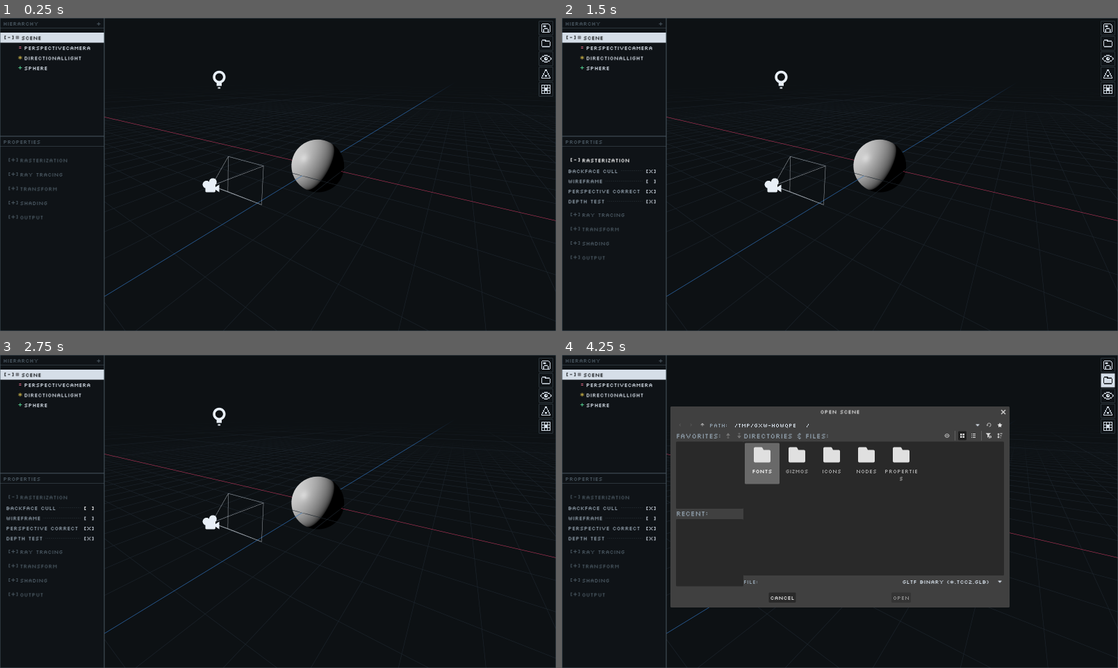
Above: before the commit, frames 1-4 (two rows, left to right).
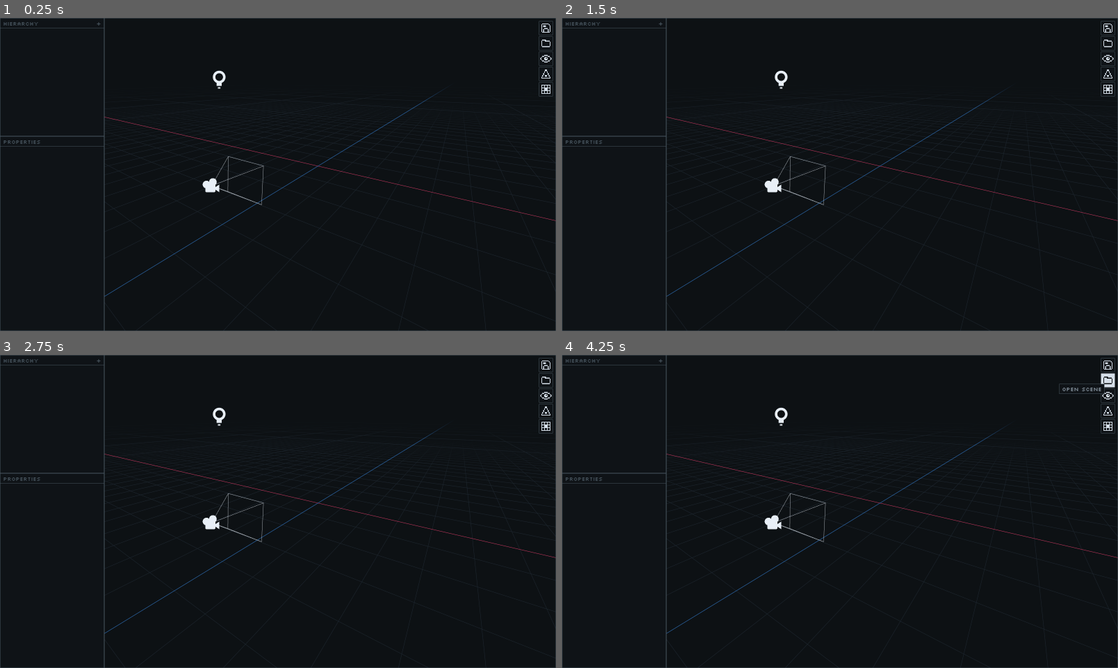
Above: after the commit, the same moments.

Repository: mais-um-vini-vanelli/tcc2
Game: Godot game, scene res://main.tscn
Same seed, same stepped clock (60 frames per second), same inputs: the game is played once before the commit and once after it.
Inputs (mouse positions are in pixels of both pictures, inside the frame that each line leads up to):
- Up to frame 1 (0.25 s): no input
- Up to frame 2 (1.5 s): click "+" at 0.5 s; click (612, 158) at 1.25 s, where only the run before the commit has a clickable "RASTERIZATION"
- Up to frame 3 (2.75 s): click (88, 508) at 2 s, where only the run before the commit has a clickable "[X]"
- Up to frame 4 (4.25 s): click (650, 508) at 2.75 s, where only the run before the commit has a clickable "[ ]"; click (1106, 380) at 3.5 s

The runs differ from the first frame. In frame 1, 2.0% of the frame differs, in the area x 0-62%, y 4-65%; in frame 2, 2.3%; in frame 3, 2.3%; in frame 4, 38%, in the area x 0-98%, y 4-81%.
Error after the commit: Parse Error: Identifier "Tcc2Tessellate" not declared in the current scope. (res://nodes/tcc2_geometry.gd:146)

Commit message:
Refatorar lib em rust. Corrigir mismatch nos uvs e ids de faces.

Diff:
--- a/editor/camera_pov.gd
+++ b/editor/camera_pov.gd
@@ -73,7 +73,7 @@
 	if scene == null:
 		return
 
-	_environment.background_color = scene.background
+	_environment.background_color = _environment_color()
 
 	_fit(maxi(scene.width, 1), maxi(scene.height, 1))
 
@@ -91,6 +91,20 @@
 	container.position = ((pane - output * factor) * 0.5).floor()
 	container.texture_filter = (CanvasItem.TEXTURE_FILTER_NEAREST if factor >= 1.0
 		else CanvasItem.TEXTURE_FILTER_LINEAR)
+
+func _environment_color() -> Color:
+	var r := 0.0
+	var g := 0.0
+	var b := 0.0
+
+	for light in scene_view.find_children("*", "Tcc2Light", true, false):
+		if light.kind == Tcc2Light.Kind.ENVIRONMENT:
+			var env = light.environment
+			r += env.color.r * env.intensity
+			g += env.color.g * env.intensity
+			b += env.color.b * env.intensity
+
+	return Color(r, g, b)
 
 func _scene() -> Tcc2Scene:
 	var found := scene_view.find_children("*", "Tcc2Scene", true, false)
--- a/editor/main.gd
+++ b/editor/main.gd
@@ -373,11 +373,12 @@
 enum {
 	ADD_SPHERE,
 	ADD_CUBE,
+	ADD_TRIANGLE,
 	ADD_MESH,
 	ADD_POINT_LIGHT,
 	ADD_DIRECTIONAL_LIGHT,
 	ADD_SPOT_LIGHT,
-	ADD_AMBIENT_LIGHT,
+	ADD_ENVIRONMENT_LIGHT,
 	ADD_PERSPECTIVE_CAMERA,
 	ADD_ORTHOGRAPHIC_CAMERA,
 	ADD_GROUP,
@@ -388,13 +389,14 @@
 
 	popup_menu.add_item("Sphere", ADD_SPHERE)
 	popup_menu.add_item("Cube", ADD_CUBE)
+	popup_menu.add_item("Triangle", ADD_TRIANGLE)
 	popup_menu.add_item("Mesh", ADD_MESH)
 
 	popup_menu.add_separator()
 	popup_menu.add_item("Point light", ADD_POINT_LIGHT)
 	popup_menu.add_item("Directional light", ADD_DIRECTIONAL_LIGHT)
 	popup_menu.add_item("Spot light", ADD_SPOT_LIGHT)
-	popup_menu.add_item("Ambient light", ADD_AMBIENT_LIGHT)
+	popup_menu.add_item("Environment light", ADD_ENVIRONMENT_LIGHT)
 
 	popup_menu.add_separator()
 	popup_menu.add_item("Perspective camera", ADD_PERSPECTIVE_CAMERA)
@@ -424,6 +426,11 @@
 			geometry.kind = Tcc2Geometry.Kind.CUBE
 			_add(target, geometry, "Cube")
 
+		ADD_TRIANGLE:
+			var geometry := Tcc2Geometry.new()
+			geometry.kind = Tcc2Geometry.Kind.TRIANGLE
+			_add(target, geometry, "Triangle")
+
 		ADD_MESH:
 			var geometry := Tcc2Geometry.new()
 			geometry.kind = Tcc2Geometry.Kind.MESH
@@ -444,10 +451,10 @@
 			light.kind = Tcc2Light.Kind.SPOT
 			_add(target, light, "SpotLight")
 
-		ADD_AMBIENT_LIGHT:
+		ADD_ENVIRONMENT_LIGHT:
 			var light := Tcc2Light.new()
-			light.kind = Tcc2Light.Kind.AMBIENT
-			_add(target, light, "AmbientLight")
+			light.kind = Tcc2Light.Kind.ENVIRONMENT
+			_add(target, light, "EnvironmentLight")
 
 		ADD_PERSPECTIVE_CAMERA:
 			var cam := Tcc2Camera.new()
--- a/editor/nodes/tcc2_geometry.gd
+++ b/editor/nodes/tcc2_geometry.gd
@@ -1,6 +1,6 @@
 class_name Tcc2Geometry extends Tcc2Node
 
-enum Kind {SPHERE, CUBE, MESH}
+enum Kind {SPHERE, CUBE, MESH, TRIANGLE}
 
 class Sphere:
 	var geometry: Tcc2Geometry
@@ -36,6 +36,24 @@
 			surface = value
 			geometry._rebuild_preview()
 
+class Triangle:
+	var geometry: Tcc2Geometry
+
+	var a: Vector3 = Vector3(-0.5, -0.5, 0.0):
+		set(value):
+			a = value
+			geometry._rebuild_preview()
+
+	var b: Vector3 = Vector3(0.5, -0.5, 0.0):
+		set(value):
+			b = value
+			geometry._rebuild_preview()
+
+	var c: Vector3 = Vector3(0.0, 0.5, 0.0):
+		set(value):
+			c = value
+			geometry._rebuild_preview()
+
 var kind: Kind = Kind.SPHERE:
 	set(value):
 		kind = value
@@ -44,6 +62,7 @@
 var sphere := Sphere.new()
 var cube := Cube.new()
 var mesh := MeshFile.new()
+var triangle := Triangle.new()
 
 @export var cast_shadows: bool = true
 
@@ -70,6 +89,7 @@
 	sphere.geometry = self
 	cube.geometry = self
 	mesh.geometry = self
+	triangle.geometry = self
 
 func _ready() -> void:
 	super()
@@ -100,6 +120,9 @@
 		Kind.MESH:
 			return mesh
 
+		Kind.TRIANGLE:
+			return triangle
+
 	return sphere
 
 func set_selected(value: bool) -> void:
@@ -120,9 +143,13 @@
 func _preview_mesh() -> Mesh:
 	match kind:
 		Kind.CUBE:
-			var box := BoxMesh.new()
-			box.size = Vector3.ONE * cube.half_edge * 2.0
-			return box
+			return Tcc2Tessellate.cube(cube.half_edge)
+
+		Kind.TRIANGLE:
+			if (triangle.b - triangle.a).cross(triangle.c - triangle.a).length_squared() == 0.0:
+				return null
+
+			return Tcc2Tessellate.triangle(triangle.a, triangle.b, triangle.c)
 
 		Kind.MESH:
 			if mesh.source.is_empty():
@@ -130,10 +157,7 @@
 
 			return Tcc2Assets.surface(mesh.source, mesh.mesh, mesh.surface)
 
-	var ball := SphereMesh.new()
-	ball.radius = sphere.radius
-	ball.height = sphere.radius * 2
-	return ball
+	return Tcc2Tessellate.sphere(sphere.radius)
 
 func _set_preview_mesh(mesh: Mesh) -> void:
 	_preview.mesh = mesh
--- a/editor/nodes/tcc2_light.gd
+++ b/editor/nodes/tcc2_light.gd
@@ -1,6 +1,6 @@
 class_name Tcc2Light extends Tcc2Node
 
-enum Kind {POINT, DIRECTIONAL, SPOT, AMBIENT}
+enum Kind {POINT, DIRECTIONAL, SPOT, ENVIRONMENT}
 
 class Point:
 	var light: Tcc2Light
@@ -38,7 +38,7 @@
 
 	var intensity: float = 1.0
 
-class Ambient:
+class Environment_:
 	var light: Tcc2Light
 
 	var color: Color = Color.WHITE:
@@ -56,7 +56,7 @@
 var point := Point.new()
 var directional := Directional.new()
 var spot := Spot.new()
-var ambient := Ambient.new()
+var environment := Environment_.new()
 
 var _icon: Sprite3D
 var _gizmo: MeshInstance3D
@@ -66,7 +66,7 @@
 	point.light = self
 	directional.light = self
 	spot.light = self
-	ambient.light = self
+	environment.light = self
 
 func _ready() -> void:
 	super()
@@ -88,8 +88,8 @@
 		Kind.SPOT:
 			return spot
 
-		Kind.AMBIENT:
-			return ambient
+		Kind.ENVIRONMENT:
+			return environment
 
 	return point
 
--- a/editor/nodes/tcc2_scene.gd
+++ b/editor/nodes/tcc2_scene.gd
@@ -35,6 +35,5 @@
 # OutputOptions
 var width := 800
 var height := 600
-var background := Color.BLACK
-var exposure := 1.0
+var exposure := 0.0
 var tonemap := Tonemap.NONE
--- a/editor/project.godot
+++ b/editor/project.godot
@@ -28,6 +28,7 @@
 [gui]
 
 theme/default_font_subpixel_positioning=3
+theme/custom="uid://c2ey15w2vubp8"
 theme/custom_font="uid://bsqvou5jhjnlf"
 
 [physics]
--- a/editor/properties/geometry_form.gd
+++ b/editor/properties/geometry_form.gd
@@ -1,6 +1,6 @@
 class_name Tcc2GeometryForm extends Tcc2Form
 
-const TITLES := ["Sphere", "Cube", "Mesh"]
+const TITLES := ["Sphere", "Cube", "Mesh", "Triangle"]
 
 func _build() -> void:
 	var geometry := node as Tcc2Geometry
@@ -12,6 +12,10 @@
 
 	%Geometry.show_row(%radius, kind == Tcc2Geometry.Kind.SPHERE)
 	%Geometry.show_row(%half_edge, kind == Tcc2Geometry.Kind.CUBE)
+
+	for field in [%a_x, %a_y, %a_z, %b_x, %b_y, %b_z, %c_x, %c_y, %c_z]:
+		%Geometry.show_row(field, kind == Tcc2Geometry.Kind.TRIANGLE)
+
 	%Geometry.show_row(%source, from_file)
 	%Geometry.show_row(%mesh, from_file)
 	%Geometry.show_row(%surface, from_file)
@@ -21,6 +25,16 @@
 			bind(%radius, model, &"radius")
 		Tcc2Geometry.Kind.CUBE:
 			bind(%half_edge, model, &"half_edge")
+		Tcc2Geometry.Kind.TRIANGLE:
+			binder.bind_axis(%a_x, model, &"a", Vector3.AXIS_X)
+			binder.bind_axis(%a_y, model, &"a", Vector3.AXIS_Y)
+			binder.bind_axis(%a_z, model, &"a", Vector3.AXIS_Z)
+			binder.bind_axis(%b_x, model, &"b", Vector3.AXIS_X)
+			binder.bind_axis(%b_y, model, &"b", Vector3.AXIS_Y)
+			binder.bind_axis(%b_z, model, &"b", Vector3.AXIS_Z)
+			binder.bind_axis(%c_x, model, &"c", Vector3.AXIS_X)
+			binder.bind_axis(%c_y, model, &"c", Vector3.AXIS_Y)
+			binder.bind_axis(%c_z, model, &"c", Vector3.AXIS_Z)
 		Tcc2Geometry.Kind.MESH:
 			bind(%source, model, &"source")
 			bind(%mesh, model, &"mesh")
--- a/editor/properties/geometry_form.tscn
+++ b/editor/properties/geometry_form.tscn
@@ -54,6 +54,105 @@
 step = 0.01
 allow_greater = true
 
+[node name="AXLabel" type="Label" parent="Geometry/Stack/Body/Rows" unique_id=1101234567]
+layout_mode = 2
+text = "a x"
+
+[node name="a_x" type="SpinBox" parent="Geometry/Stack/Body/Rows" unique_id=1101234568]
+unique_name_in_owner = true
+layout_mode = 2
+step = 0.01
+allow_greater = true
+allow_lesser = true
+
+[node name="AYLabel" type="Label" parent="Geometry/Stack/Body/Rows" unique_id=1101234569]
+layout_mode = 2
+text = "y"
+
+[node name="a_y" type="SpinBox" parent="Geometry/Stack/Body/Rows" unique_id=1101234570]
+unique_name_in_owner = true
+layout_mode = 2
+step = 0.01
+allow_greater = true
+allow_lesser = true
+
+[node name="AZLabel" type="Label" parent="Geometry/Stack/Body/Rows" unique_id=1101234571]
+layout_mode = 2
+text = "z"
+
+[node name="a_z" type="SpinBox" parent="Geometry/Stack/Body/Rows" unique_id=1101234572]
+unique_name_in_owner = true
+layout_mode = 2
+step = 0.01
+allow_greater = true
+allow_lesser = true
+
+[node name="BXLabel" type="Label" parent="Geometry/Stack/Body/Rows" unique_id=1101234573]
+layout_mode = 2
+text = "b x"
+
+[node name="b_x" type="SpinBox" parent="Geometry/Stack/Body/Rows" unique_id=1101234574]
+unique_name_in_owner = true
+layout_mode = 2
+step = 0.01
+allow_greater = true
+allow_lesser = true
+
+[node name="BYLabel" type="Label" parent="Geometry/Stack/Body/Rows" unique_id=1101234575]
+layout_mode = 2
+text = "y"
+
+[node name="b_y" type="SpinBox" parent="Geometry/Stack/Body/Rows" unique_id=1101234576]
+unique_name_in_owner = true
+layout_mode = 2
+step = 0.01
+allow_greater = true
+allow_lesser = true
+
+[node name="BZLabel" type="Label" parent="Geometry/Stack/Body/Rows" unique_id=1101234577]
+layout_mode = 2
+text = "z"
+
+[node name="b_z" type="SpinBox" parent="Geometry/Stack/Body/Rows" unique_id=1101234578]
+unique_name_in_owner = true
+layout_mode = 2
+step = 0.01
+allow_greater = true
+allow_lesser = true
+
+[node name="CXLabel" type="Label" parent="Geometry/Stack/Body/Rows" unique_id=1101234579]
+layout_mode = 2
+text = "c x"
+
+[node name="c_x" type="SpinBox" parent="Geometry/Stack/Body/Rows" unique_id=1101234580]
+unique_name_in_owner = true
+layout_mode = 2
+step = 0.01
+allow_greater = true
+allow_lesser = true
+
+[node name="CYLabel" type="Label" parent="Geometry/Stack/Body/Rows" unique_id=1101234581]
+layout_mode = 2
+text = "y"
+
+[node name="c_y" type="SpinBox" parent="Geometry/Stack/Body/Rows" unique_id=1101234582]
+unique_name_in_owner = true
+layout_mode = 2
+step = 0.01
+allow_greater = true
+allow_lesser = true
+
+[node name="CZLabel" type="Label" parent="Geometry/Stack/Body/Rows" unique_id=1101234583]
+layout_mode = 2
+text = "z"
+
+[node name="c_z" type="SpinBox" parent="Geometry/Stack/Body/Rows" unique_id=1101234584]
+unique_name_in_owner = true
+layout_mode = 2
+step = 0.01
+allow_greater = true
+allow_lesser = true
+
 [node name="SourceLabel" type="Label" parent="Geometry/Stack/Body/Rows" unique_id=2059406977]
 layout_mode = 2
 text = "source"
--- a/editor/properties/light_form.gd
+++ b/editor/properties/light_form.gd
@@ -1,6 +1,6 @@
 class_name Tcc2LightForm extends Tcc2Form
 
-const TITLES := ["Point", "Directional", "Spot", "Ambient"]
+const TITLES := ["Point", "Directional", "Spot", "Environment"]
 
 func _build() -> void:
 	var light := node as Tcc2Light
--- a/editor/properties/material_section.gd
+++ b/editor/properties/material_section.gd
@@ -1,3 +1,4 @@
+@tool
 class_name Tcc2MaterialSection extends Tcc2Section
 
 func bind(binder: Tcc2Binder, mat: Tcc2Material) -> void:
--- a/editor/properties/rows.gd
+++ b/editor/properties/rows.gd
@@ -1,3 +1,4 @@
+@tool
 class_name Tcc2Rows extends Container
 
 const DOT := 1
--- a/editor/properties/scene_form.gd
+++ b/editor/properties/scene_form.gd
@@ -23,6 +23,5 @@
 
 	bind(%width, node, &"width")
 	bind(%height, node, &"height")
-	bind(%background, node, &"background")
 	bind(%exposure, node, &"exposure")
 	bind(%tonemap, node, &"tonemap")
--- a/editor/properties/scene_form.tscn
+++ b/editor/properties/scene_form.tscn
@@ -333,16 +333,6 @@
 value = 1.0
 rounded = true
 
-[node name="BackgroundLabel" type="Label" parent="Output/Stack/Body/Rows" unique_id=655665969]
-layout_mode = 2
-text = "background"
-
-[node name="background" type="ColorPickerButton" parent="Output/Stack/Body/Rows" unique_id=1327726623]
-unique_name_in_owner = true
-custom_minimum_size = Vector2(100, 0)
-layout_mode = 2
-edit_alpha = false
-
 [node name="ExposureLabel" type="Label" parent="Output/Stack/Body/Rows" unique_id=596102467]
 layout_mode = 2
 text = "exposure"
@@ -350,8 +340,9 @@
 [node name="exposure" type="SpinBox" parent="Output/Stack/Body/Rows" unique_id=851464611]
 unique_name_in_owner = true
 layout_mode = 2
-step = 0.01
+step = 0.1
 allow_greater = true
+allow_lesser = true
 
 [node name="TonemapLabel" type="Label" parent="Output/Stack/Body/Rows" unique_id=2092387296]
 layout_mode = 2
--- a/editor/properties/section.gd
+++ b/editor/properties/section.gd
@@ -1,3 +1,4 @@
+@tool
 class_name Tcc2Section extends PanelContainer
 
 var title: String:
@@ -22,6 +23,9 @@
 	header.theme_type_variation = &"SectionHeader"
 	header.mouse_default_cursor_shape = Control.CURSOR_POINTING_HAND
 	header.text = header.text.to_upper()
+
+	if Engine.is_editor_hint():
+		return
 
 	var arrow := func(open: bool) -> Texture2D:
 		return get_theme_icon(&"fold" if open else &"unfold", &"SectionHeader")
--- a/editor/properties/transform_section.gd
+++ b/editor/properties/transform_section.gd
@@ -1,3 +1,4 @@
+@tool
 class_name Tcc2TransformSection extends Tcc2Section
 
 func bind(binder: Tcc2Binder, node: Tcc2Node) -> void:
--- a/editor/tcc2_export.gd
+++ b/editor/tcc2_export.gd
@@ -2,6 +2,8 @@
 
 const EXTENSION := "TCC2_extras"
 const VERSION := 1
+
+const LUMENS_PER_WATT := 683.0
 
 const FLOAT := 5126
 const UNSIGNED_INT := 5125
@@ -208,23 +210,23 @@
 	var model = node.model()
 	var color: Color = model.color
 
-	if node.kind == Tcc2Light.Kind.AMBIENT:
-		var ambient := _trs(node.transform)
-
-		ambient["extensions"] = {
+	if node.kind == Tcc2Light.Kind.ENVIRONMENT:
+		var environment := _trs(node.transform)
+
+		environment["extensions"] = {
 			EXTENSION: {
-				"ambient": {
+				"environment": {
 					"color": _linear(color),
 					"intensity": model.intensity,
 				},
 			},
 		}
 
-		return ambient
+		return environment
 
 	var light := {
 		"color": _linear(color),
-		"intensity": model.intensity,
+		"intensity": model.intensity * LUMENS_PER_WATT,
 	}
 
 	match node.kind:
@@ -357,9 +359,18 @@
 func _surface(node: Tcc2Geometry) -> Mesh:
 	match node.kind:
 		Tcc2Geometry.Kind.CUBE:
-			var box := BoxMesh.new()
-			box.size = Vector3.ONE * node.cube.half_edge * 2.0
-			return box
+			return Tcc2Tessellate.cube(node.cube.half_edge)
+
+		Tcc2Geometry.Kind.TRIANGLE:
+			var a := node.triangle.a
+			var b := node.triangle.b
+			var c := node.triangle.c
+
+			if (b - a).cross(c - a).length_squared() == 0.0:
+				_warn("%s: the three points fall in a line, dropped" % node.name)
+				return ArrayMesh.new()
+
+			return Tcc2Tessellate.triangle(a, b, c)
 
 		Tcc2Geometry.Kind.MESH:
 			if node.mesh.source.is_empty():
@@ -375,10 +386,7 @@
 
 			return built
 
-	var ball := SphereMesh.new()
-	ball.radius = node.sphere.radius
-	ball.height = node.sphere.radius * 2.0
-	return ball
+	return Tcc2Tessellate.sphere(node.sphere.radius)
 
 func _tcc2_geometry(node: Tcc2Geometry):
 	match node.kind:
@@ -395,6 +403,9 @@
 					"half_edge": node.cube.half_edge,
 				},
 			}
+
+		Tcc2Geometry.Kind.TRIANGLE:
+			return "triangle"
 
 	return null
 
@@ -729,7 +740,6 @@
 		"output": {
 			"width": scene.width,
 			"height": scene.height,
-			"background": _linear(scene.background),
 			"exposure": scene.exposure,
 			"tonemap": TONEMAP[scene.tonemap],
 		},
--- a/editor/tcc2_import.gd
+++ b/editor/tcc2_import.gd
@@ -58,20 +58,20 @@
 	if gltf.light >= 0:
 		return _light(_state.get_lights()[gltf.light])
 	else:
-		var ambient: Dictionary = _extras("nodes", node_index).get("ambient", {})
-
-		if not ambient.is_empty():
+		var environment: Dictionary = _extras("nodes", node_index).get("environment", {})
+
+		if not environment.is_empty():
 			var light := Tcc2Light.new()
-			light.kind = Tcc2Light.Kind.AMBIENT
-
-			var color = ambient.get("color")
+			light.kind = Tcc2Light.Kind.ENVIRONMENT
+
+			var color = environment.get("color")
 
 			if color != null and color is Array and color.size() >= 3:
-				light.ambient.color = Color(color[0], color[1], color[2]).linear_to_srgb()
+				light.environment.color = Color(color[0], color[1], color[2]).linear_to_srgb()
 			else:
-				light.ambient.color = Color.WHITE
-
-			light.ambient.intensity = float(ambient.get("intensity", 1.0))
+				light.environment.color = Color.WHITE
+
+			light.environment.intensity = float(environment.get("intensity", 1.0))
 			return light
 
 	# A group, or a camera there was no room for: the children still matter.
@@ -106,7 +106,15 @@
 	if index == 0:
 		var tcc2_geometry = _extras("meshes", mesh).get("geometry");
 
-		if tcc2_geometry != null and tcc2_geometry is Dictionary:
+		if tcc2_geometry is String and tcc2_geometry == "triangle":
+			var points := _triangle_points(mesh, index)
+
+			if points.size() == 3:
+				primitive.kind = Tcc2Geometry.Kind.TRIANGLE
+				primitive.triangle.a = points[0]
+				primitive.triangle.b = points[1]
+				primitive.triangle.c = points[2]
+		elif tcc2_geometry != null and tcc2_geometry is Dictionary:
 			if tcc2_geometry.has("sphere"):
 				var sphere: Dictionary = tcc2_geometry["sphere"]
 				primitive.kind = Tcc2Geometry.Kind.SPHERE
@@ -118,6 +126,29 @@
 
 	return primitive
 
+func _triangle_points(mesh: int, index: int) -> PackedVector3Array:
+	var surface := Tcc2Assets.surface(_path, mesh, index)
+
+	if surface == null or surface.get_surface_count() == 0:
+		return PackedVector3Array()
+
+	var arrays := surface.surface_get_arrays(0)
+	var vertices: PackedVector3Array = arrays[Mesh.ARRAY_VERTEX]
+	var indices = arrays[Mesh.ARRAY_INDEX]
+
+	if indices == null or indices.size() < 3:
+		return PackedVector3Array()
+
+	var points := PackedVector3Array()
+
+	for i in [indices[0], indices[2], indices[1]]:
+		if i < 0 or i >= vertices.size():
+			return PackedVector3Array()
+
+		points.append(vertices[i])
+
+	return points
+
 func _camera(gltf: GLTFCamera) -> Tcc2Camera:
 	var node := Tcc2Camera.new()
 
@@ -151,7 +182,7 @@
 
 	var model = node.model()
 	model.color = gltf.color.linear_to_srgb()
-	model.intensity = gltf.intensity
+	model.intensity = gltf.intensity / Tcc2Export.LUMENS_PER_WATT
 
 	return node
 
@@ -302,11 +333,6 @@
 	scene.tonemap = pick.call(["none", "reinhard"], output.get("tonemap"),
 		scene.tonemap)
 
-	var background = output.get("background")
-
-	if background is Array and background.size() >= 3:
-		scene.background = Color(background[0], background[1], background[2]).linear_to_srgb()
-
 	return true
 
 func _texture(tex: Texture2D) -> Tcc2TextureLocation:
--- a/editor/triangle_picker.gd
+++ b/editor/triangle_picker.gd
@@ -133,9 +133,6 @@
 	var best_distance := INF
 
 	for node in _instances(_scene()):
-		if node.kind != Tcc2Geometry.Kind.MESH:
-			continue
-
 		var preview := node.preview()
 
 		if preview == null or preview.mesh == null or not preview.visible:
Not shown: 1 places in editor/properties/scene_form.tscn that only renumber resources
Not shown, added: editor/tcc2.gdextension.uid
Not shown, changed: Cargo.lock
Not shown, changed: docs/fundamentos/cor-e-saida.md
Not shown, changed: docs/raytracing/whitted.md
Not shown, added: editor/tcc2.gdextension
Not shown, changed: examples/dois_modos.rs
Not shown, changed: examples/formato.rs
Not shown, changed: examples/mipmaps.rs
Not shown, added: godot/src/lib.rs
Not shown, changed: src/bvh.rs
Not shown, changed: src/glb.rs
(and 11 more such lines)
